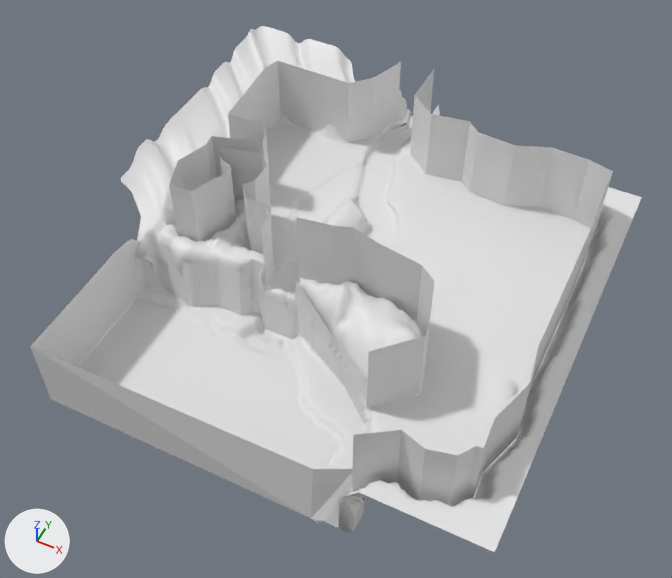
What one commit did to the OBJ model testgame/models/terrain_wall_collide.obj.
One viewpoint serves both versions: a 50 mm camera at (25.1, -62.7, 77.8) aimed at (-4.6, -3.4, 3.6). Arrows for +X, +Y and +Z are at lower left; the lights stay in place. Where no turn or scale is listed for an object, it has been applied to the vertices.

Before the edit, the objects in view are built like this:
```python
me_plane_002 = bpy.data.meshes.new('Plane.002')
me_plane_002.from_pydata(...)  # 18865 vertices, 37225 faces; spans x -31.1..21.2, y -26.4..27.9, z -1.8..11.3
me_plane_002.polygons.foreach_set('use_smooth', [True] * 37225)
me_plane_plane_002 = bpy.data.meshes.new('Plane_Plane.002')
me_plane_plane_002.from_pydata(...)  # 189 vertices, 180 faces; spans x -25.7..18.9, y -26.4..24.7, z -1.4..15.8
ob_plane_002 = bpy.data.objects.new('Plane.002', me_plane_002)
ob_plane_002.location = (0.0, 0.0, 0.0)
ob_plane_plane_002 = bpy.data.objects.new('Plane_Plane.002', me_plane_plane_002)
ob_plane_plane_002.location = (0.0, 0.0, 0.0)
```
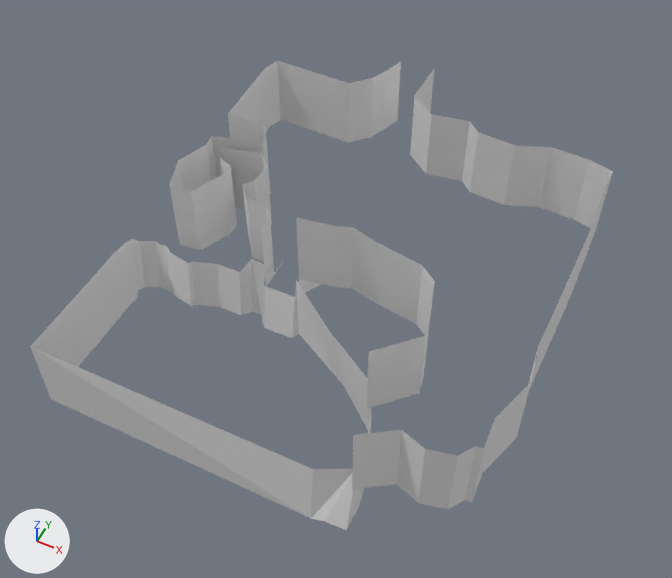
Changed parts and their boxes (x1, y1, x2, y2) in the pictures (672 x 578 px):
'Plane.002', deleted: before (50, 26, 642, 552)

Edits to the bpy script that builds the scene:
```text
Remove ob_plane_002:
    ob_plane_002 = bpy.data.objects.new('Plane.002', me_plane_002)
    ob_plane_002.location = (0.0, 0.0, 0.0)
```
